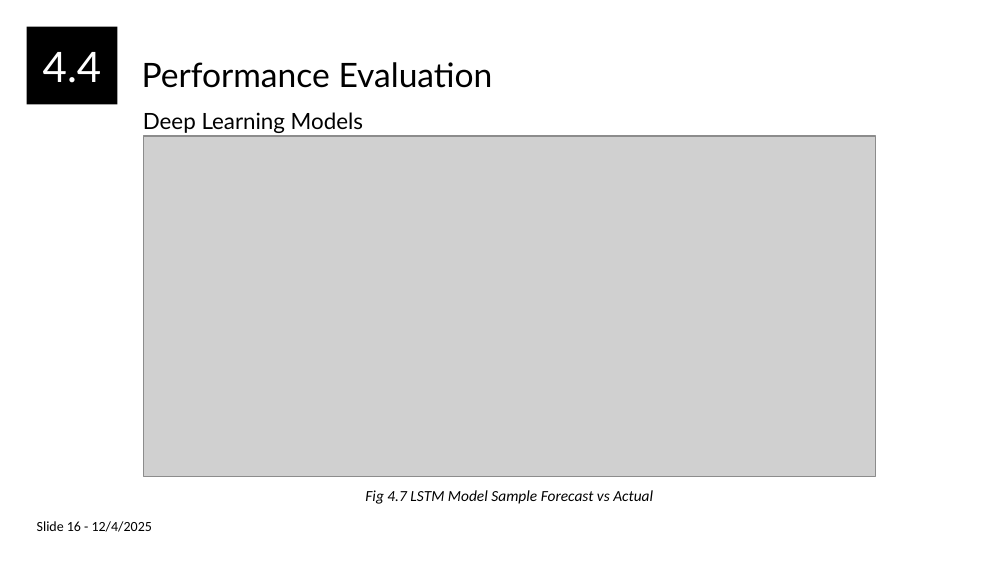
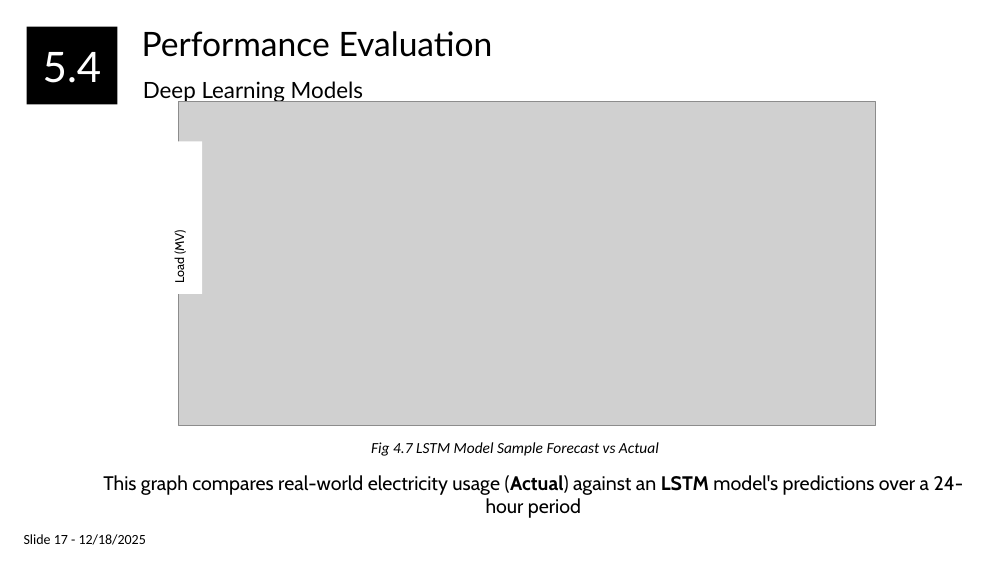
Before and after one commit to haitomnsg/feeder, a slide deck: slide 22 of documentation/MW Load Presenation Final.pptx (slide 18 before the commit). Drawn at 1008x567 pixels with LibreOffice and Linux fonts; fonts in the diff are those of the drawing; grey boxes stand for pictures. Boxes give left, top, right and bottom in pixels: in the first picture for what was removed or moved away, otherwise in the second. Text is boxed around its words. In the diff, an @@ line names an element or a change of style, - is before the commit and + after.

```diff
--- a/documentation/MW Load Presenation Final.pptx
+++ b/documentation/MW Load Presenation Final.pptx
@@ text "Performance Evaluation": place and size @@
-text "Performance Evaluation" at <box>142,62,493,88</box>
+text "Performance Evaluation" at <box>142,31,493,57</box>
@@ text in rectangle at <box>43,52,102,83</box>: text changed @@
-4.4
+5.4
@@ text "Deep Learning Models": place and size @@
-text "Deep Learning Models" at <box>143,112,363,133</box>
+text "Deep Learning Models" at <box>143,81,363,103</box>
@@ picture: place and size @@
-picture at <box>143,136,876,477</box>
+picture at <box>178,102,876,425</box>
@@ rectangle added at <box>166,141,202,293</box>, fill #FFFFFF, 9 pt, text #000000 @@
+Load (MV)
@@ text "Fig 4.7 LSTM Model Sample ...": place and size @@
-text "Fig 4.7 LSTM Model Sample ..." at <box>365,490,653,504</box>
+text "Fig 4.7 LSTM Model Sample ..." at <box>371,442,659,456</box>
@@ text added at <box>103,475,964,518</box>, 14 pt, text #000000 @@
+This graph compares real-world electricity usage (Actual) against an LSTM model's predictions over a 24-hour period
@@ text at <box>24,534,146,545</box>: text changed @@
-Slide 16 - 12/4/2025
+Slide 17 - 12/18/2025
```
Also in this commit, not shown: 16 other slides changed, 7 slides added, 4 slides removed, 3 other files.
